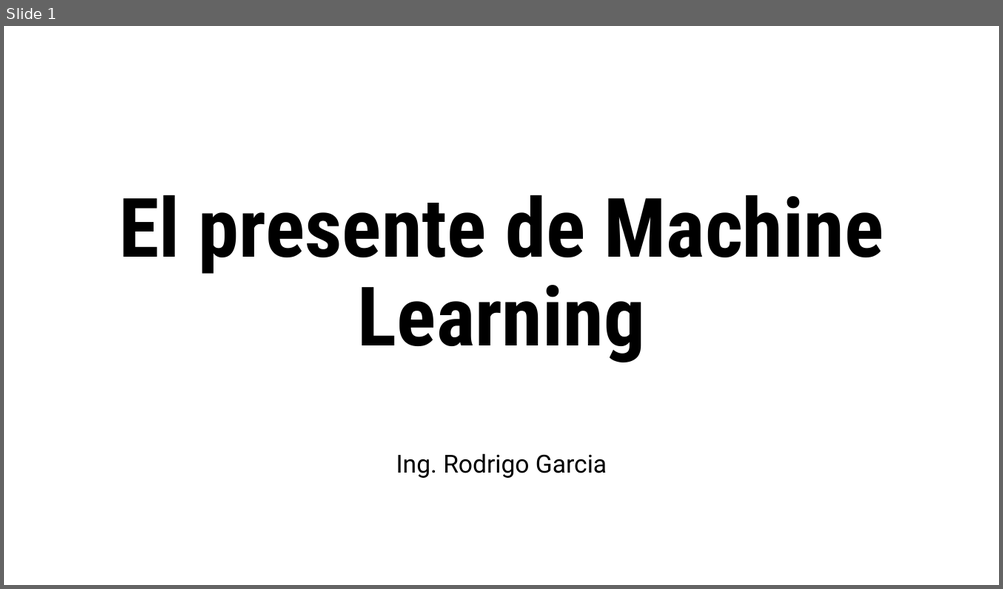
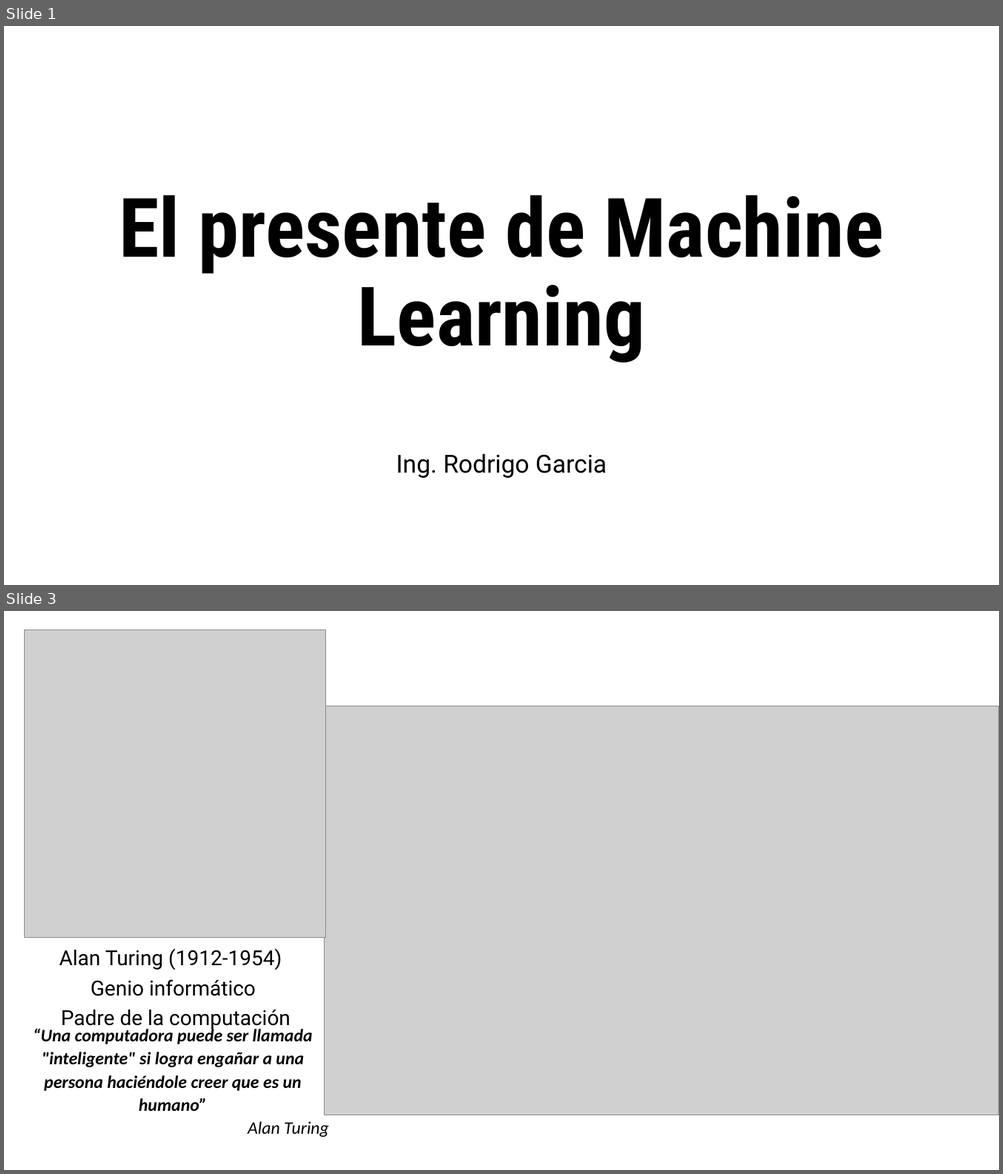
Before and after one commit to raxielh/Conferencias, a slide deck: El presente de Machine Learning.pptx. Shown one above the other, each under a label of ours: slide 1 before the commit, slides 1 and 3 after it; the slides between them are not shown. The pictures are 1003x589 and 1003x1174 pixels, drawn with LibreOffice and Linux fonts; fonts in the diff are those of the drawing; grey boxes stand for pictures. Boxes give left, top, right and bottom in pixels: in the first picture for what was removed or moved away, otherwise in the second. Text is boxed around its words. In the diff, an @@ line names an element or a change of style, - is before the commit and + after.

```diff
--- a/El presente de Machine Learning.pptx
+++ b/El presente de Machine Learning.pptx
@@ slide 3 added at bbox=[4, 611, 999, 1170], background #FFFFFF @@
@@ picture added at bbox=[25, 629, 326, 938] @@
@@ picture added at bbox=[324, 706, 999, 1116] @@
@@ text added at bbox=[60, 948, 290, 1031], 20 pt, text #000000 @@
+Alan Turing (1912-1954)
+Genio informático
+Padre de la computación
@@ text added at bbox=[33, 1027, 329, 1137], 17 pt, text #000000, bold, italic @@
+“Una computadora puede ser llamada "inteligente" si logra engañar a una persona haciéndole creer que es un humano”
+Alan Turing
```
Also in this commit, not shown: 1 slide changed, 10 other slides added, 1 slide removed, 1 other file.
